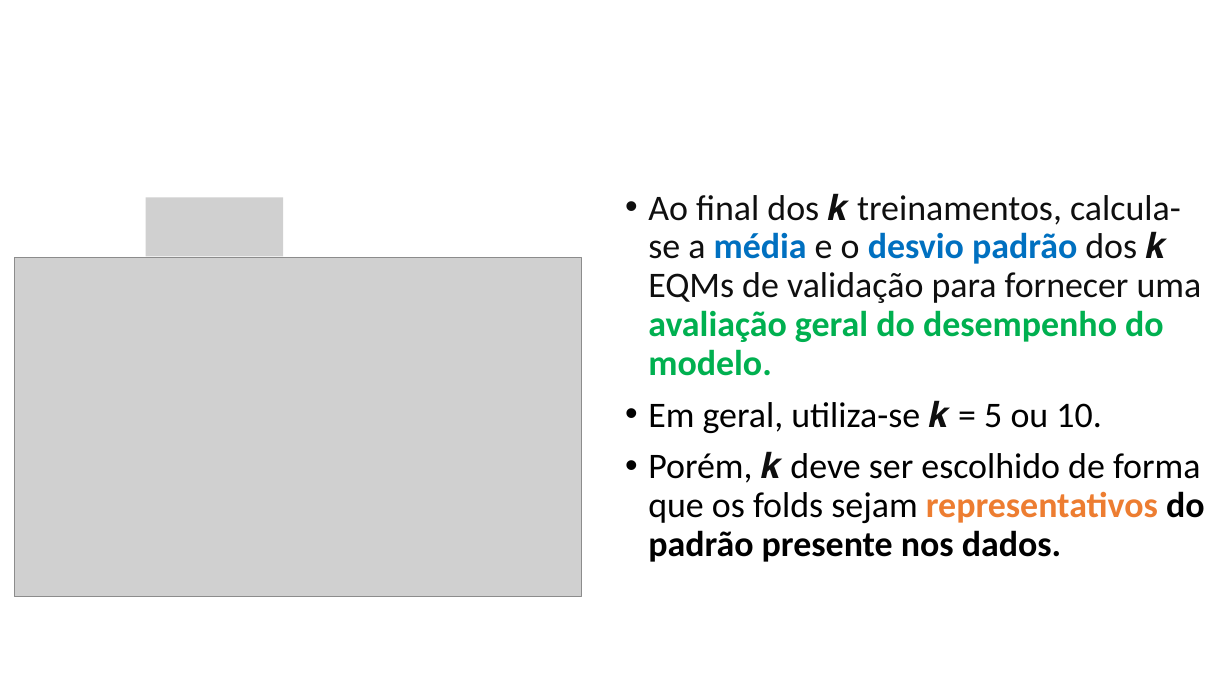
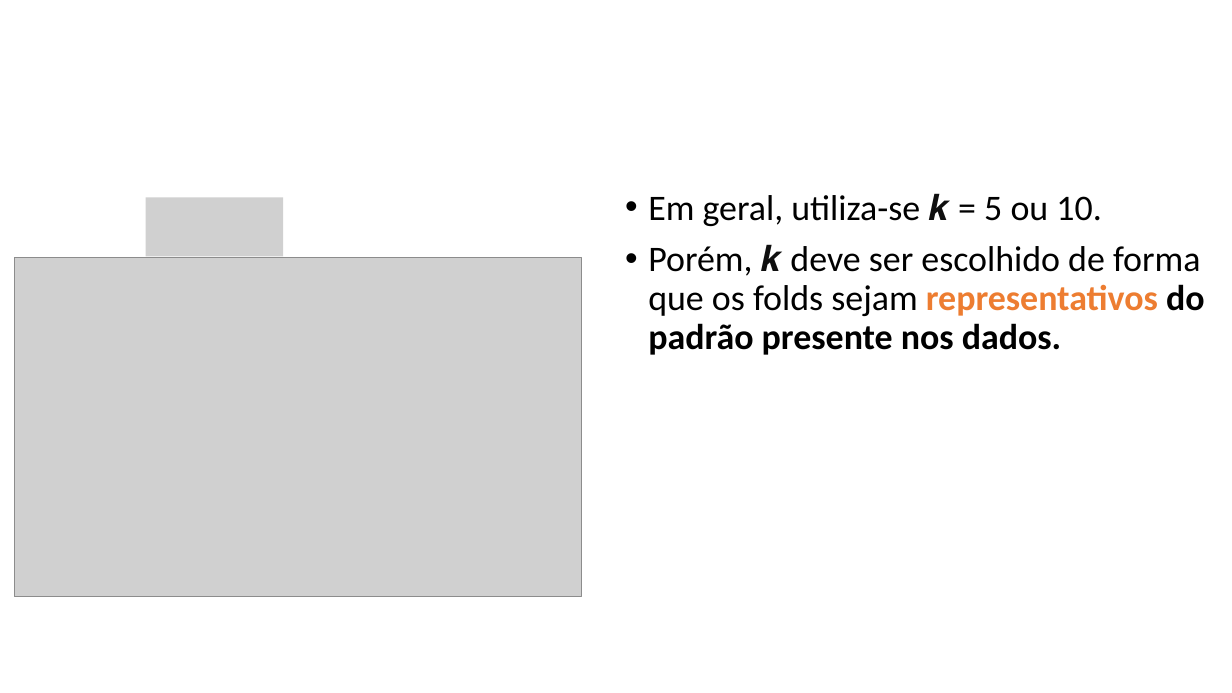
Before and after one commit to zz4fap/c24_inteligencia_artificial, a slide deck: slide 75 of slides/C24_Regressão.pptx (slide 74 before the commit). Drawn at 1232x693 pixels with LibreOffice and Linux fonts; fonts in the diff are those of the drawing; grey boxes stand for pictures. Boxes give left, top, right and bottom in pixels: in the first picture for what was removed or moved away, otherwise in the second. Text is boxed around its words. In the diff, an @@ line names an element or a change of style, - is before the commit and + after.

```diff
--- a/slides/C24_Regressão.pptx
+++ b/slides/C24_Regressão.pptx
@@ text at (648, 193, 1202, 376): paragraph removed @@
-• Ao final dos 𝒌 treinamentos, calcula-se a média e o desvio padrão dos 𝒌 EQMs de validação para fornecer uma avaliação geral do desempenho do modelo.
```
Also in this commit, not shown: 4 other slides changed, 1 slide added, 1 other file.
